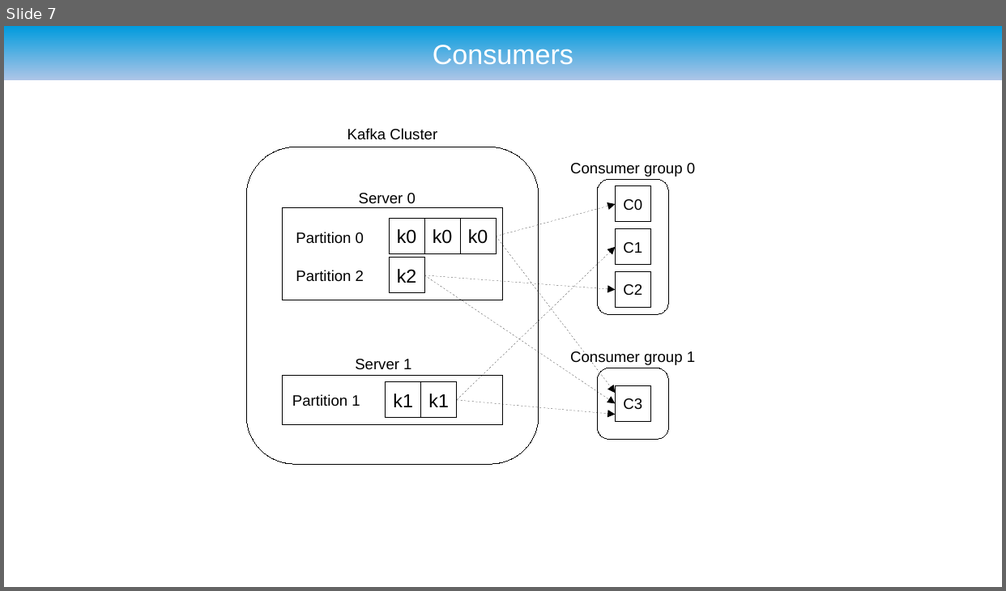
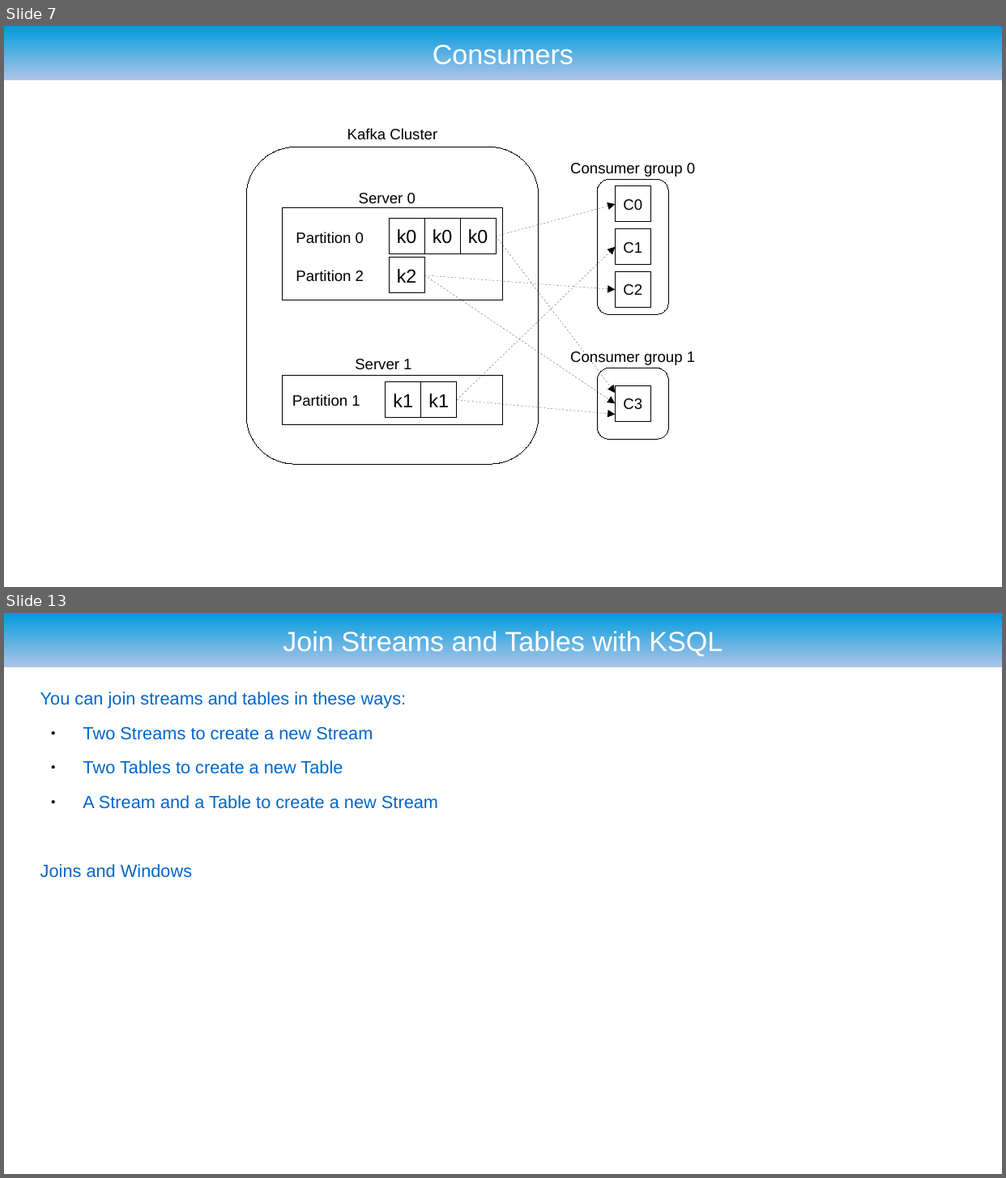
Before and after one commit to ryzlab/kafka-kompetensdag, a slide deck: kafka-demo/presentation.odp. Shown one above the other, each under a label of ours: slide 7 before the commit, slides 7 and 13 after it; the slides between them are not shown. The pictures are 1006x591 and 1006x1178 pixels, drawn with LibreOffice and Linux fonts; fonts in the diff are those of the drawing; background and template pictures are left out. Boxes give left, top, right and bottom in pixels: in the first picture for what was removed or moved away, otherwise in the second. Text is boxed around its words. In the diff, an @@ line names an element or a change of style, - is before the commit and + after.

```diff
--- a/kafka-demo/presentation.odp
+++ b/kafka-demo/presentation.odp
@@ slide 13 added at <box>4,613,1002,1174</box>, background #FFFFFF; not listed: 1 template element that a slide beside it also shows @@
@@ title added at <box>283,628,722,656</box>, 22 pt, text #FFFFFF @@
+Join Streams and Tables with KSQL
@@ text added at <box>40,692,438,878</box>, 14 pt, text #0066CC @@
+You can join streams and tables in these ways:
+● Two Streams to create a new Stream
+● Two Tables to create a new Table
+● A Stream and a Table to create a new Stream
+Joins and Windows
```
Also in this commit, not shown: 9 other slides added, 11 other files.
